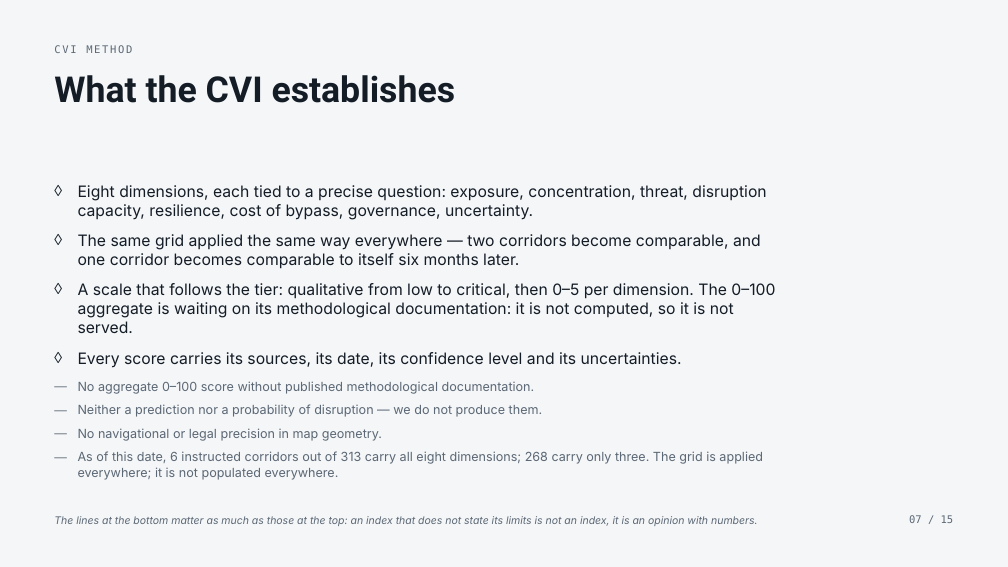
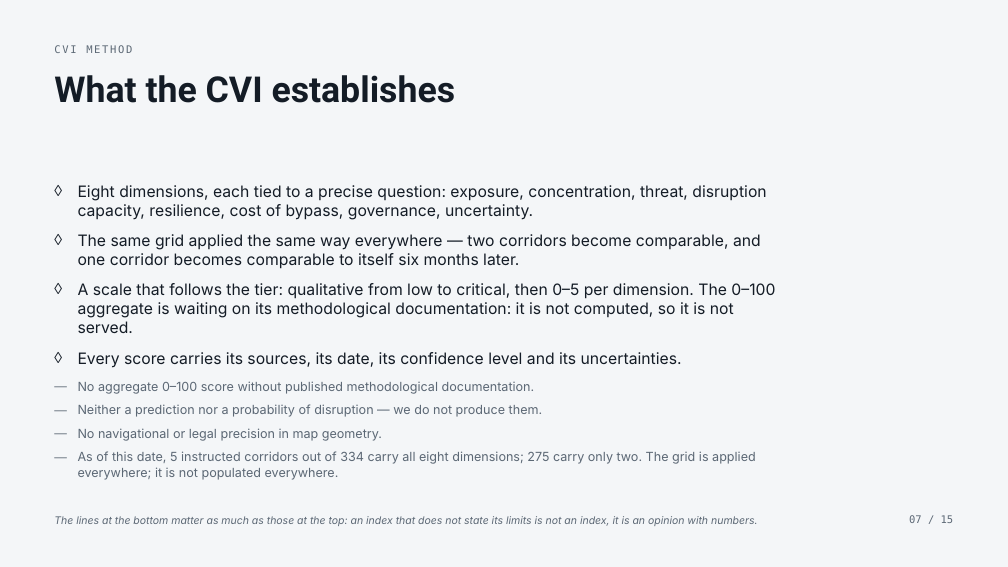
Before and after one commit to s-geffroy/ag-front, a slide deck: slide 7 of presentations/commercial/en/commercial.en.pptx. Drawn at 1008x567 pixels with LibreOffice and Linux fonts; fonts in the diff are those of the drawing. Boxes give left, top, right and bottom in pixels: in the first picture for what was removed or moved away, otherwise in the second. Text is boxed around its words. In the diff, an @@ line names an element or a change of style, - is before the commit and + after.

```diff
--- a/presentations/commercial/en/commercial.en.pptx
+++ b/presentations/commercial/en/commercial.en.pptx
@@ text at (x1=78, y1=451, x2=756, y2=480): text changed @@
-— As of this date, 6 instructed corridors out of 313 carry all eight dimensions; 268 carry only three. The grid is applied everywhere; it is not populated everywhere.
+— As of this date, 5 instructed corridors out of 334 carry all eight dimensions; 275 carry only two. The grid is applied everywhere; it is not populated everywhere.
```
Also in this commit, not shown: 3 other slides changed, 16 other files.
